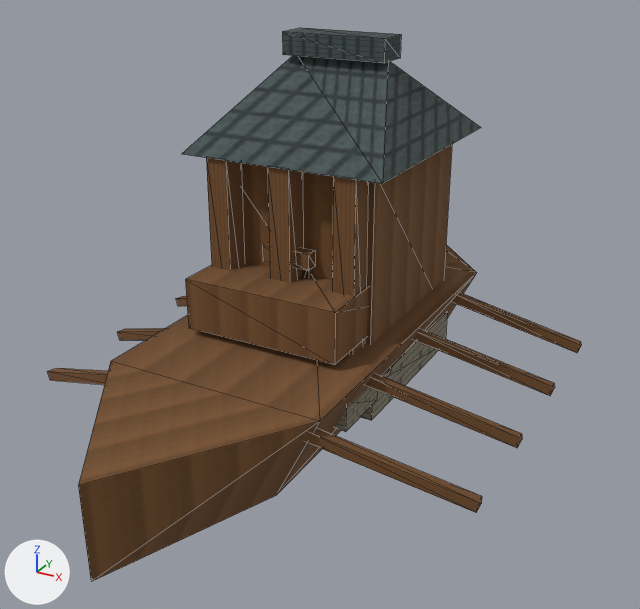
Renders of the glTF model app/src/main/assets/3d/field/unit-TOWER_SHIP-lod0.glb from each side of a commit.
One viewpoint serves both versions: a camera (50 mm lens) standing at (0.559, -0.974, 0.634) and looking at (0.037, -0.024, 0.159). Lighting does not change. The marker at lower left points along +X, +Y and +Z. The first picture is the older version. Mesh edges are drawn as thin lines. Vertices at exactly the same position are counted once.

Script lines for the objects in view, before the commit:
```python
me_mesh_0 = bpy.data.meshes.new('Mesh_0')
me_mesh_0.from_pydata(...)  # 216 vertices, 259 faces; spans x -0.324..0.324, y -0.45..0.43, z 0.0..0.492
me_mesh_0.materials.append(mat_material_0)
ob_mesh_0 = bpy.data.objects.new('Mesh_0', me_mesh_0)
ob_mesh_0.location = (0.0, 0.0, 0.0)
```
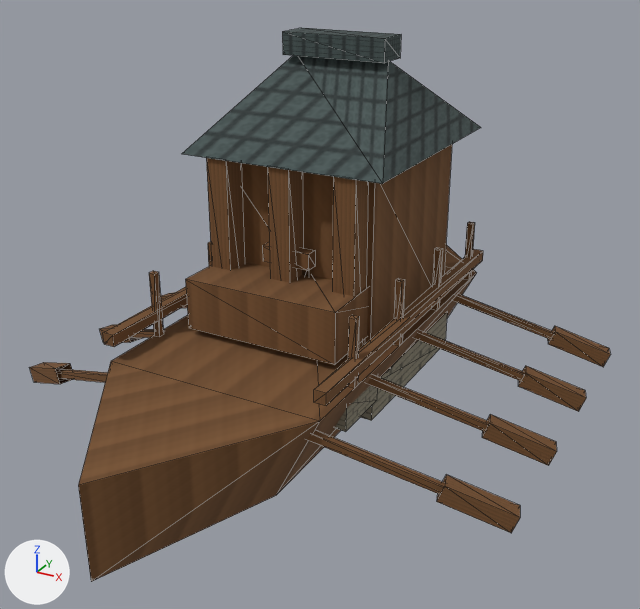
Boxes [x1, y1, x2, y2] around the edits, measured in the pictures (640 x 609 px):
'Mesh_0', reshaped (9% wider)
    before: [48, 28, 581, 582]
    after: [29, 28, 610, 582]
part 1 of me_mesh_0, rebuilt
    before: [452, 293, 581, 353]
    after: [453, 294, 555, 340]
part 2 of me_mesh_0, rebuilt
    before: [305, 429, 482, 513]
    after: [307, 430, 445, 494]
part 3 of me_mesh_0, rebuilt
    before: [365, 374, 522, 448]
    after: [367, 375, 490, 432]
part 4 of me_mesh_0, built on
    before: [48, 296, 555, 396]
    after: [29, 222, 610, 533]

Diff of the bpy script that builds the scene:
```diff
--- a/app/src/main/assets/3d/field/unit-TOWER_SHIP-lod0.glb.py
+++ b/app/src/main/assets/3d/field/unit-TOWER_SHIP-lod0.glb.py
@@ me_mesh_0 @@
 # used by ob_mesh_0; location = (0.0, 0.0, 0.0)
-me_mesh_0.from_pydata(...)  # 216 vertices, 259 faces; spans x -0.324..0.324, y -0.45..0.43, z 0.0..0.492
+me_mesh_0.from_pydata(...)  # 368 vertices, 449 faces; spans x -0.367..0.367, y -0.45..0.448, z 0.0..0.492
+# me_mesh_0 part 1: the loose piece of 8 vertices spanning x 0.126..0.324, y 0.213..0.287, z 0.023..0.107 is rebuilt with 8 vertices and now spans x 0.127..0.333, y 0.215..0.285, z 0.025..0.105
+# me_mesh_0 part 2: the loose piece of 8 vertices spanning x 0.126..0.324, y -0.237..-0.163, z 0.023..0.107 is rebuilt with 8 vertices and now spans x 0.127..0.333, y -0.235..-0.165, z 0.025..0.105
+# me_mesh_0 part 3: the loose piece of 8 vertices spanning x 0.126..0.324, y -0.087..-0.013, z 0.023..0.107 is rebuilt with 8 vertices and now spans x 0.127..0.333, y -0.085..-0.015, z 0.025..0.105
+# me_mesh_0 part 4
+# 8 vertices are removed from x -0.324..0.324, y 0.123..0.287, z 0.023..0.037
+# 20 faces are deleted
+# 32 vertices move from x -0.324..0.134, y -0.237..0.227, z 0.023..0.107 to x -0.158..0.158, y -0.014..0.28, z 0.12..0.21
+# 84 vertices are added at x -0.367..0.333, y -0.197..0.448, z 0.007..0.234
+# 8 new vertices lie (0.0, -0.51, 0.0) away from vertices in x -0.134..0.134, y 0.063..0.227, z 0.093..0.107
+# 20 new vertices lie (0.009, 0.0, 0.0) away from vertices in x -0.149..0.14, y -0.145..0.255, z 0.12..0.21
+# 16 new vertices lie (0.2, -0.06, 0.07) away from vertices in x -0.333..-0.327, y -0.175..0.285, z 0.025..0.035
+# 16 new vertices lie (0.08, 0.025, -0.03) away from vertices in x 0.273..0.287, y -0.197..0.277, z 0.037..0.059
+# 16 new vertices lie (0.08, -0.025, 0.03) away from vertices in x -0.367..-0.353, y -0.172..0.302, z 0.007..0.029
+# 210 new faces join them
 me_mesh_0.materials.append(mat_material_0)
```
